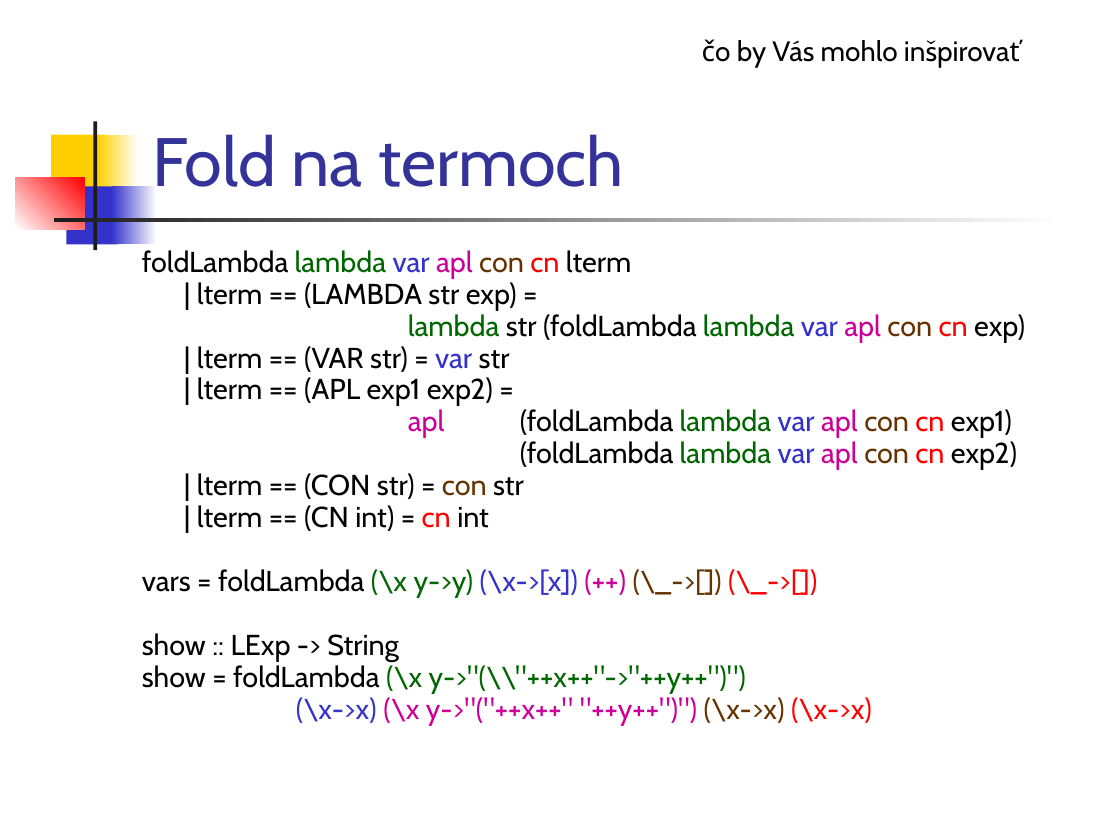
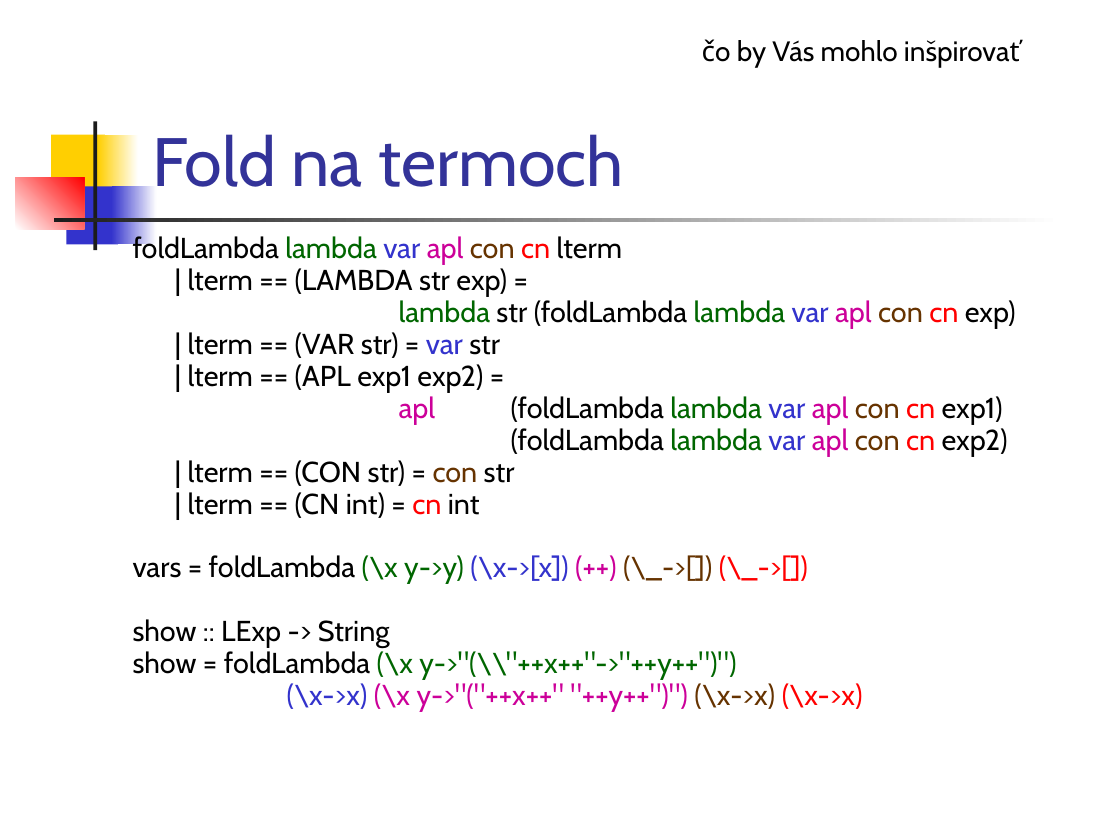
Before and after one commit to Funkcionalne/Prednasky, a slide deck: slide 3 of 06/06_fpro.ppt. Drawn at 1120x840 pixels with LibreOffice and Linux fonts; fonts in the diff are those of the drawing. Boxes give left, top, right and bottom in pixels: in the first picture for what was removed or moved away, otherwise in the second. Text is boxed around its words. In the diff, an @@ line names an element or a change of style, - is before the commit and + after.

```diff
--- a/06/06_fpro.ppt
+++ b/06/06_fpro.ppt
@@ text "foldLambda lambda var apl con ..." moved from (x1=142, y1=250, x2=1025, y2=726) to (x1=133, y1=233, x2=1016, y2=712) @@
```
Also in this commit, not shown: 3 other slides changed, 11 other files.
